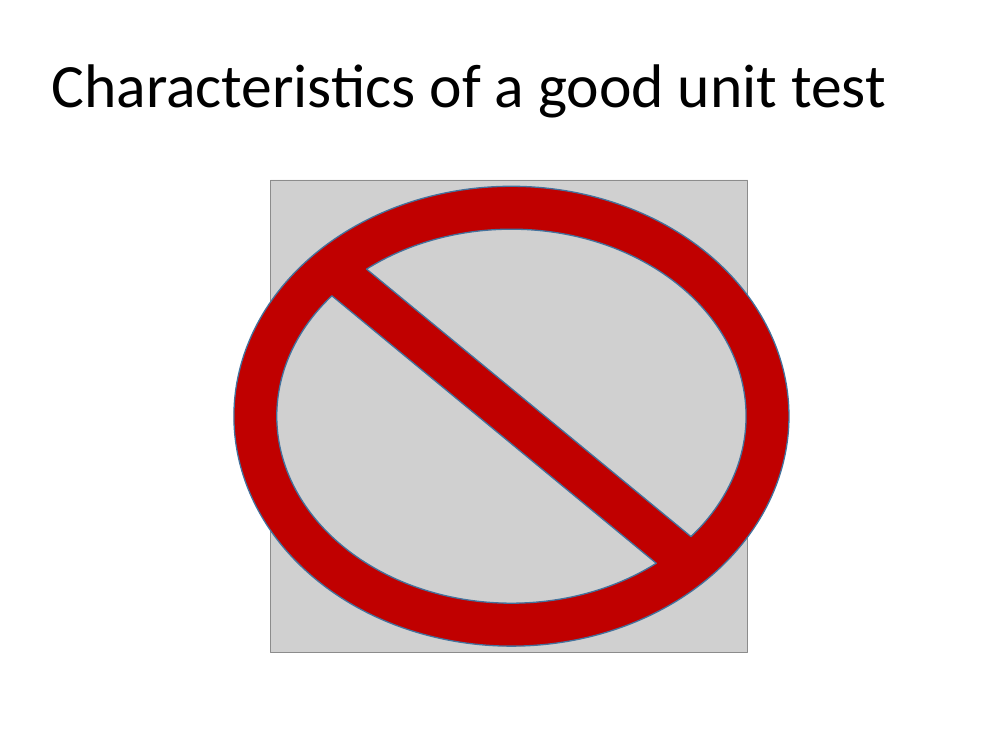
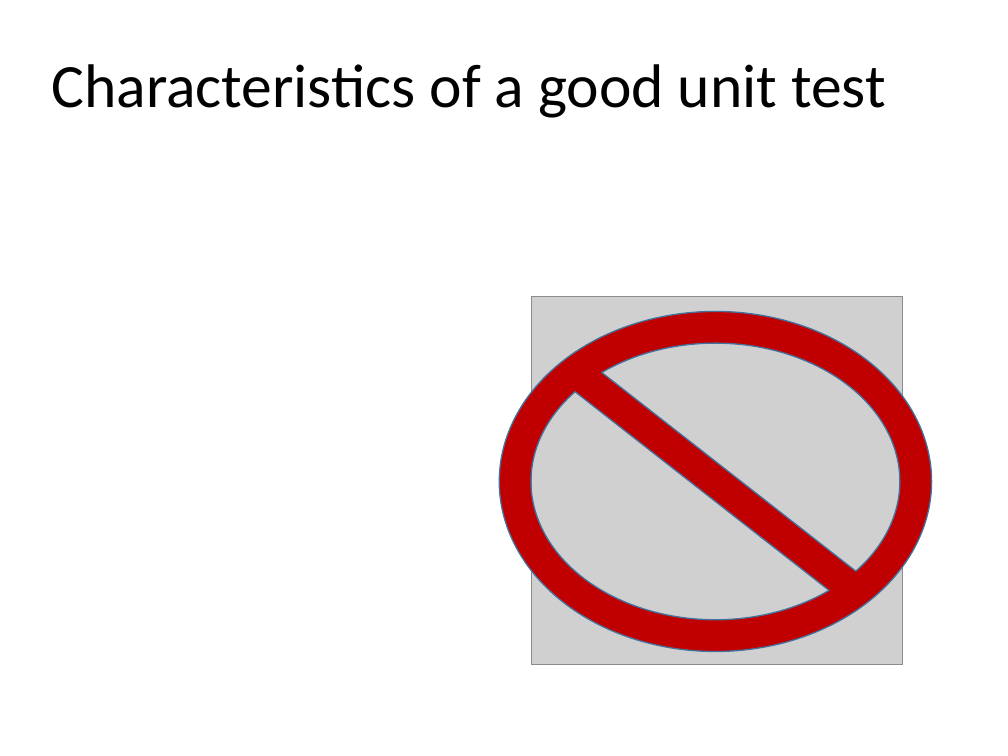
Before and after one commit to kburnell/TestDrivingASP.NETMVC, a slide deck: slide 13 of TestDrivingASP.NETMVC.pptx. Drawn at 1008x756 pixels with LibreOffice and Linux fonts; fonts in the diff are those of the drawing; grey boxes stand for pictures; background and template pictures are left out. Boxes give left, top, right and bottom in pixels: in the first picture for what was removed or moved away, otherwise in the second. Text is boxed around its words. In the diff, an @@ line names an element or a change of style, - is before the commit and + after.

```diff
--- a/TestDrivingASP.NETMVC.pptx
+++ b/TestDrivingASP.NETMVC.pptx
@@ picture: place and size @@
-picture at <box>270,179,747,652</box>
+picture at <box>531,297,902,664</box>
@@ no-entry sign: place and size @@
-no-entry sign at <box>234,186,789,646</box>
+no-entry sign at <box>499,312,931,652</box>
```
Also in this commit, not shown: 4 other slides changed, 7 slides added, 1 slide removed, 1 other file.
